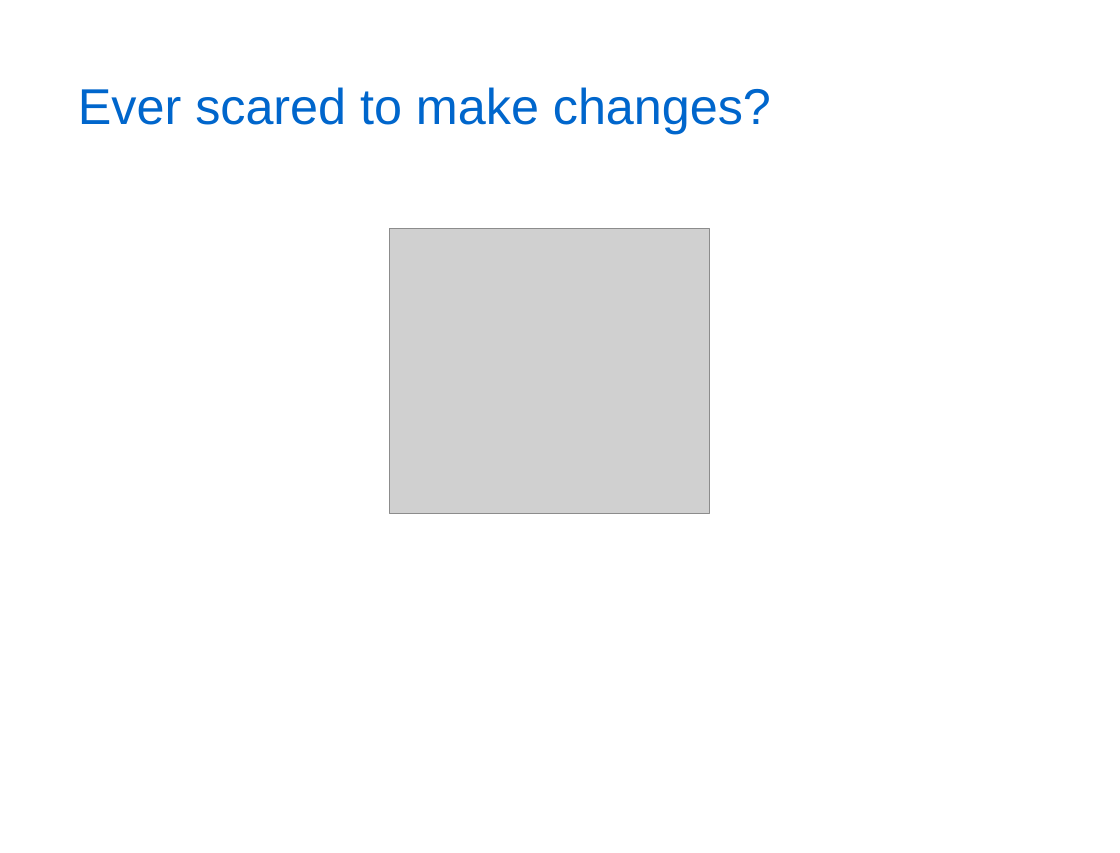
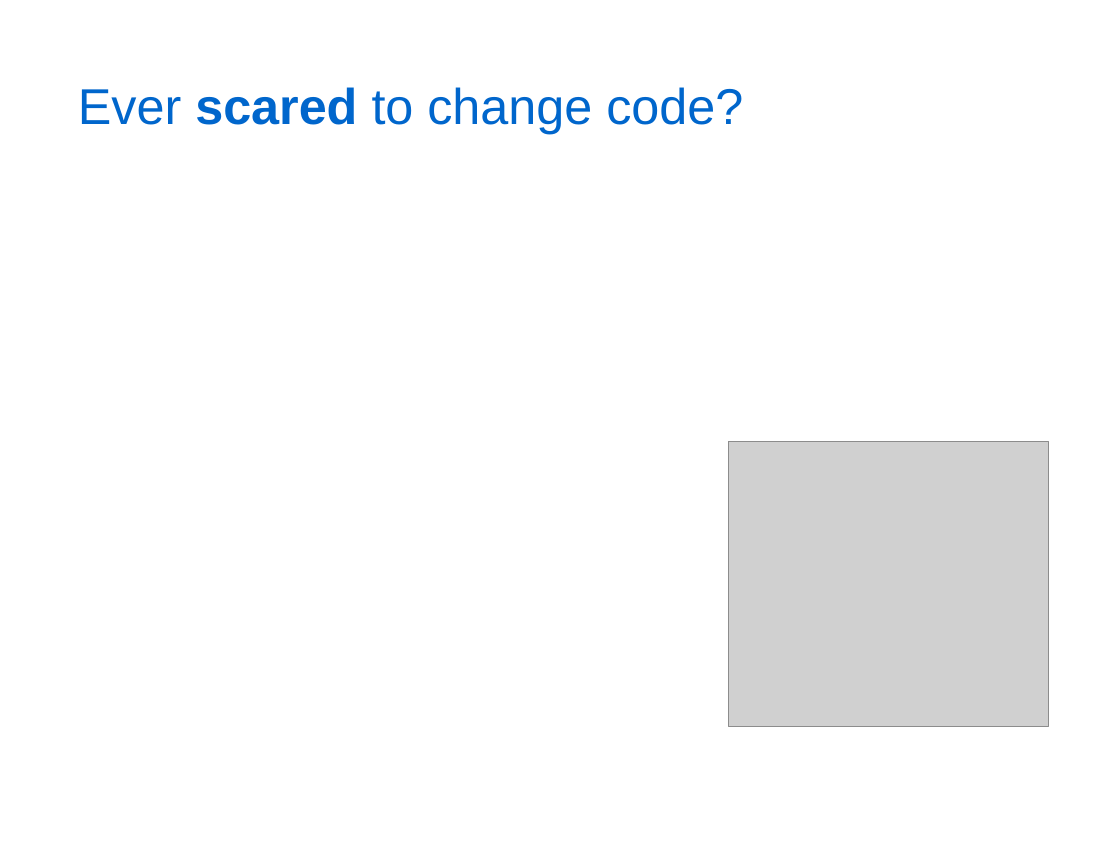
Before and after one commit to kburnell/TestDrivingASP.NETMVC, a slide deck: slide 7 of TestDrivingASP.NETMVC_Short.pptx (slide 8 before the commit). Drawn at 1120x853 pixels with LibreOffice and Linux fonts; fonts in the diff are those of the drawing; grey boxes stand for pictures; background and template pictures are left out. Boxes give left, top, right and bottom in pixels: in the first picture for what was removed or moved away, otherwise in the second. Text is boxed around its words. In the diff, an @@ line names an element or a change of style, - is before the commit and + after.

```diff
--- a/TestDrivingASP.NETMVC_Short.pptx
+++ b/TestDrivingASP.NETMVC_Short.pptx
@@ title at (x1=78, y1=87, x2=743, y2=134): text changed @@
-Ever scared to make changes?
+Ever scared to change code?
@@ picture moved from (x1=389, y1=229, x2=709, y2=514) to (x1=729, y1=442, x2=1049, y2=726) @@
```
Also in this commit, not shown: 16 other slides changed, 4 slides added, 8 slides removed, 6 other files.
